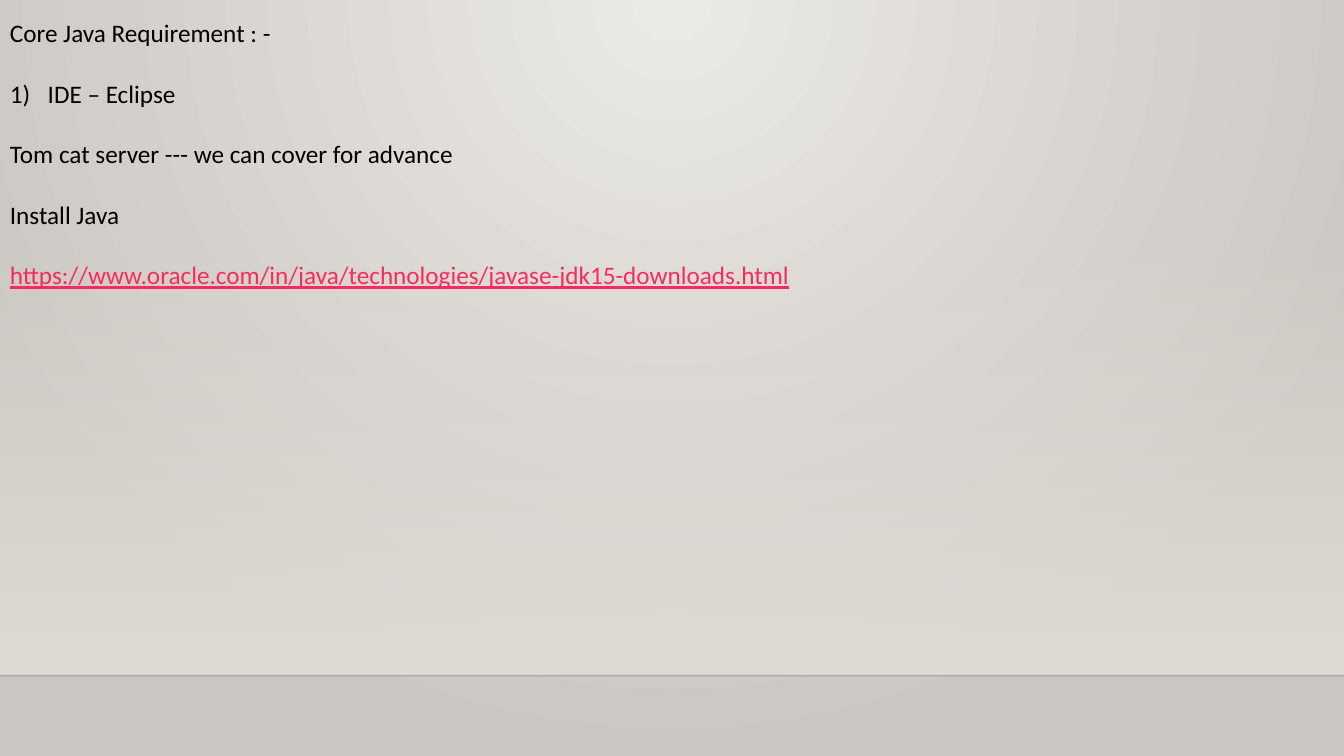
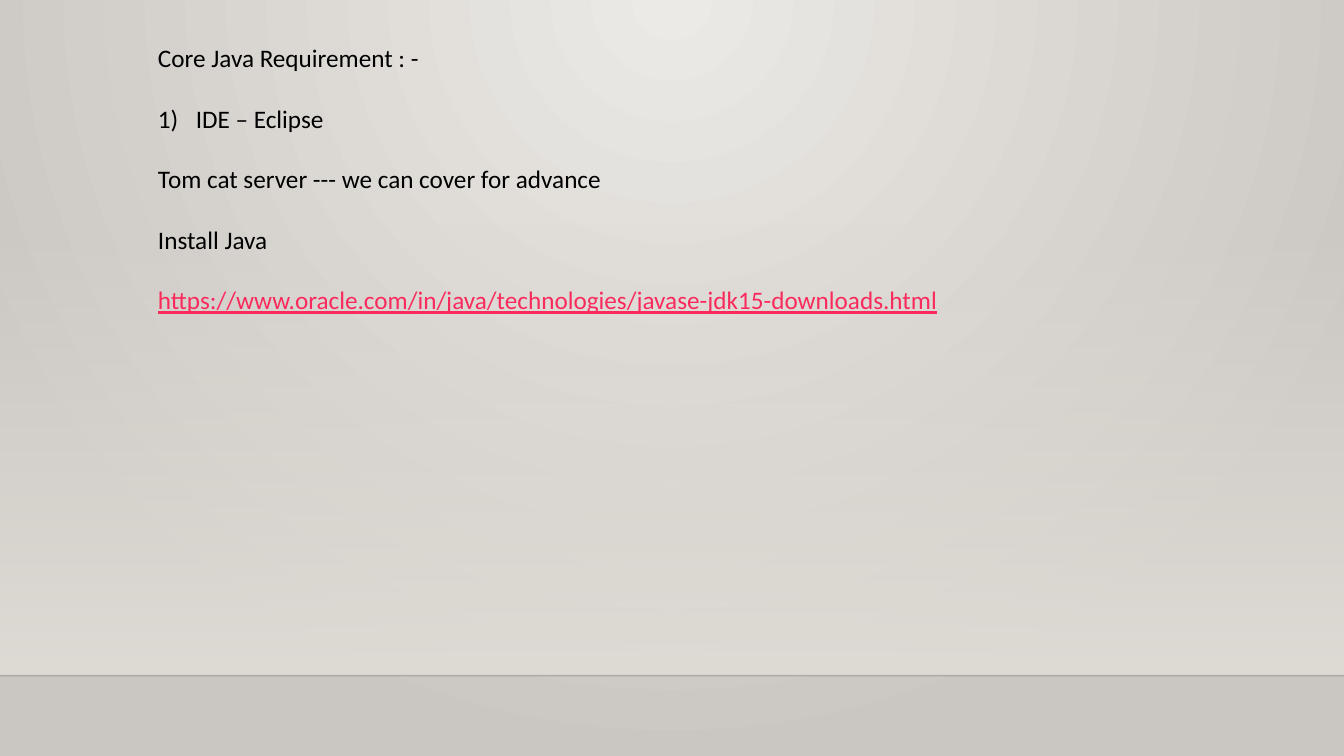
Before and after one commit to vamsisandeep143/javabatch, a slide deck: slide 15 of Core Java training.pptx. Drawn at 1344x756 pixels with LibreOffice and Linux fonts; fonts in the diff are those of the drawing; background and template pictures are left out. Boxes give left, top, right and bottom in pixels: in the first picture for what was removed or moved away, otherwise in the second. Text is boxed around its words. In the diff, an @@ line names an element or a change of style, - is before the commit and + after.

```diff
--- a/Core Java training.pptx
+++ b/Core Java training.pptx
@@ text "Core Java Requirement : -": place and size @@
-text "Core Java Requirement : -" at (10,24,789,289)
+text "Core Java Requirement : -" at (158,49,937,314)
```
Also in this commit, not shown: 2 other slides changed, 31 slides added, 9 slides removed.
